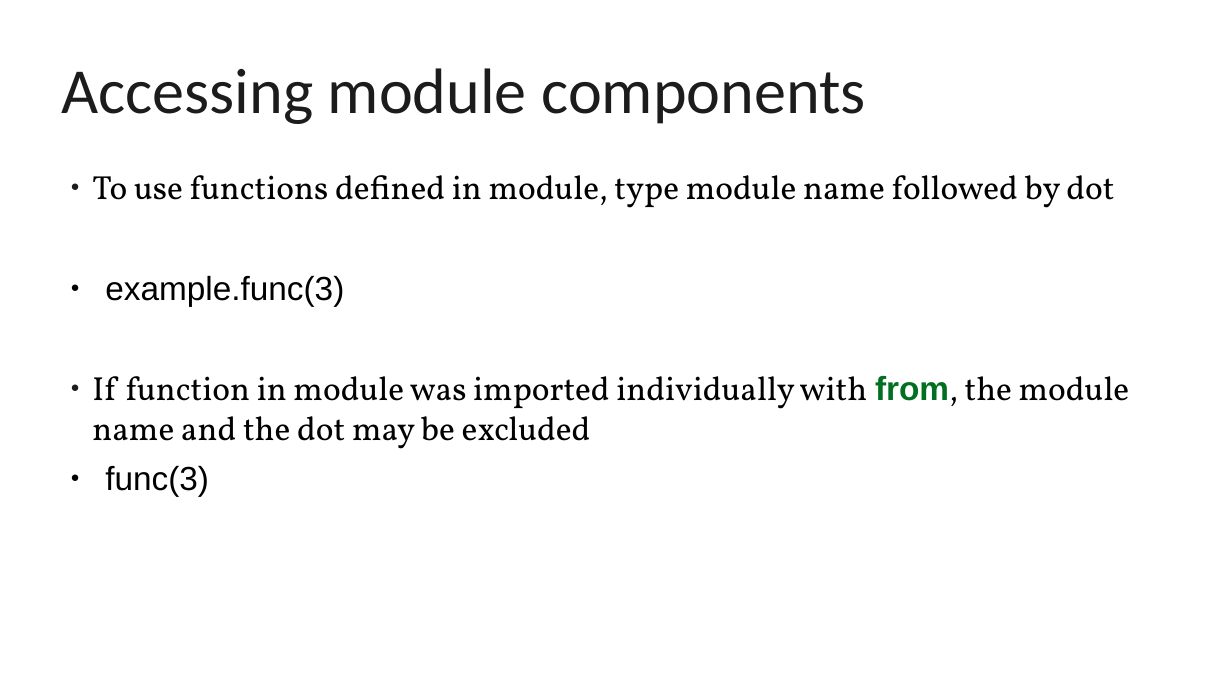
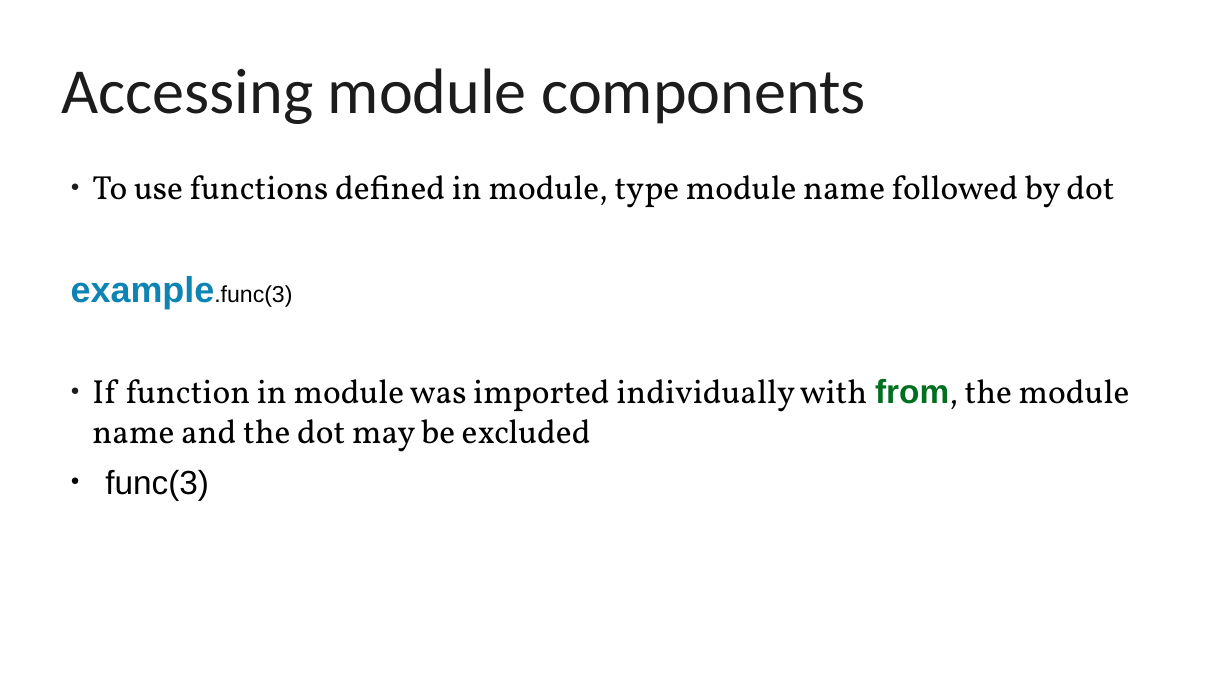
Before and after one commit to hariseldon99/msph306, a slide deck: slide 39 of notes/Intro-Python-2.pptx. Drawn at 1232x693 pixels with LibreOffice and Linux fonts; fonts in the diff are those of the drawing; background and template pictures are left out. Boxes give left, top, right and bottom in pixels: in the first picture for what was removed or moved away, otherwise in the second. Text is boxed around its words. In the diff, an @@ line names an element or a change of style, - is before the commit and + after.

```diff
--- a/notes/Intro-Python-2.pptx
+++ b/notes/Intro-Python-2.pptx
@@ text at [71,276,292,309]: size 26 to 28 pt, size 26 to 18 pt, text colour #000000 to #0E84B5, bold on in "example.func(3)"; bullet ● to none; list level 3 to 1 in "example.func(3)" @@
```
Also in this commit, not shown: 3 other slides changed, 1 other file.
